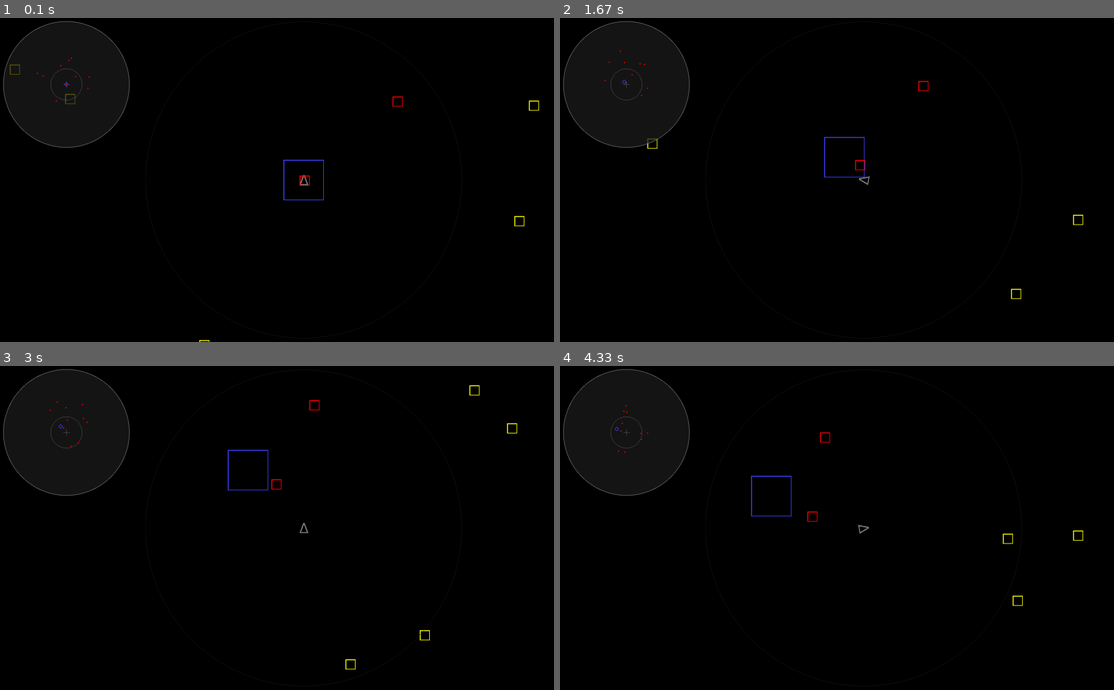
Above: before the commit, frames 1-4 (two rows, left to right).
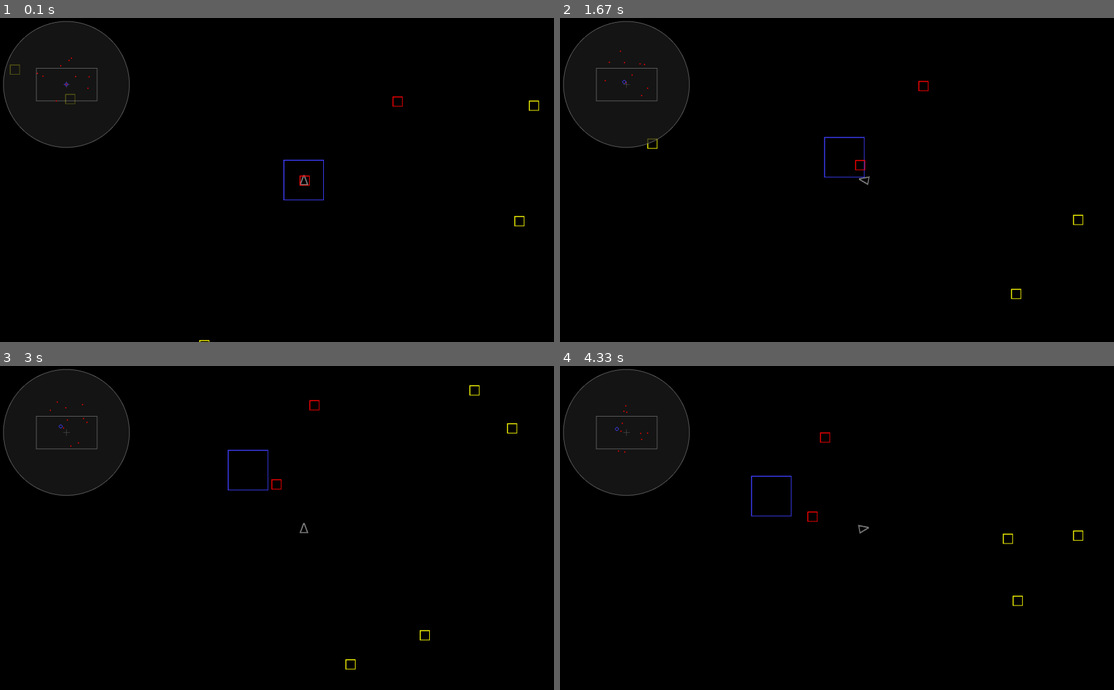
Above: after the commit, the same moments.

Repository: straylight77/arcade
Game: pygame game, started from pygame/miner2525.py
The game is run twice, just before and just after one commit, with the same random seed, the same clock (stepped at 60 frames per second) and the same inputs.
Inputs:
- Up to frame 1 (0.1 s): no input
- Up to frame 2 (1.67 s): hold Right 0.33-0.8 s; hold Up 0.83-1.13 s; hold Right 1.17-1.63 s
- Up to frame 3 (3 s): hold Left 1.67-2.2 s; hold Left 2.23-2.63 s; hold Up from 2.67 s (still down)
- Up to frame 4 (4.33 s): release Up at 3.03 s; hold Right 3.07-3.7 s; hold Left 3.73-4.2 s; hold Right from 4.23 s (still down)

The runs differ from the first frame. In frame 1, 0.1% of the frame differs, in the area x 6-18%, y 15-26%; in frame 2, 0.1%; in frame 3, 0.1%, in the area x 6-77%, y 15-84%; in frame 4, 0.1%.

Commit message:
Radar changed the inner circle to a rect to show the player's view.

Diff:
--- a/pygame/miner2525.py
+++ b/pygame/miner2525.py
@@ -4,8 +4,9 @@
 from pygame.locals import *
 
 FPS = 30
-#MAX_X, MAX_Y = 1024, 768
-MAX_X, MAX_Y = 1920, 1024
+#MAX_X, MAX_Y = 1024, 768   # XGA
+#MAX_X, MAX_Y = 1280, 720   # HD (720p)
+MAX_X, MAX_Y = 1920, 1024   # Full HD
 
 WHITE     = (255, 255, 255)
 GRAY      = (128, 128, 128)
@@ -234,8 +235,15 @@
     s.set_colorkey(VIOLET)
     pygame.draw.circle(s, DARKGRAY, (r,r), r)               # background
     pygame.draw.circle(s, GRAY, (r,r), r, width=2)      # outer circle
-    pygame.draw.circle(s, GRAY, (r,r), 50, width=1)     # inner circle
-    pygame.draw.line(s, GRAY, (r-10,r), (r+10,r), width=1)
+    #pygame.draw.circle(s, GRAY, (r,r), 50, width=1)     # inner circle
+    pts =[
+        (r-MAX_X/2/10, r-MAX_Y/2/10),
+        (r+MAX_X/2/10, r-MAX_Y/2/10),
+        (r+MAX_X/2/10, r+MAX_Y/2/10),
+        (r-MAX_X/2/10, r+MAX_Y/2/10)
+    ]
+    pygame.draw.polygon(s, GRAY, pts, 2)  # rectangle to show the viewport
+    pygame.draw.line(s, GRAY, (r-10,r), (r+10,r), width=1)  # crosshairs
     pygame.draw.line(s, GRAY, (r,r-10), (r,r+10), width=1)
     disp.blit(s, (10, 10))
 
@@ -292,7 +300,7 @@
         DISPLAY.fill(BGCOLOR)
         allsprites.draw(DISPLAY)
 
-        draw_hud(DISPLAY, player)
+        #draw_hud(DISPLAY, player)
         draw_radar_hud(DISPLAY)
         draw_radar_objects(DISPLAY, player, asteroids.sprites(), RED, 2)
         draw_radar_objects(DISPLAY, player, [station], BLUE, 6)
